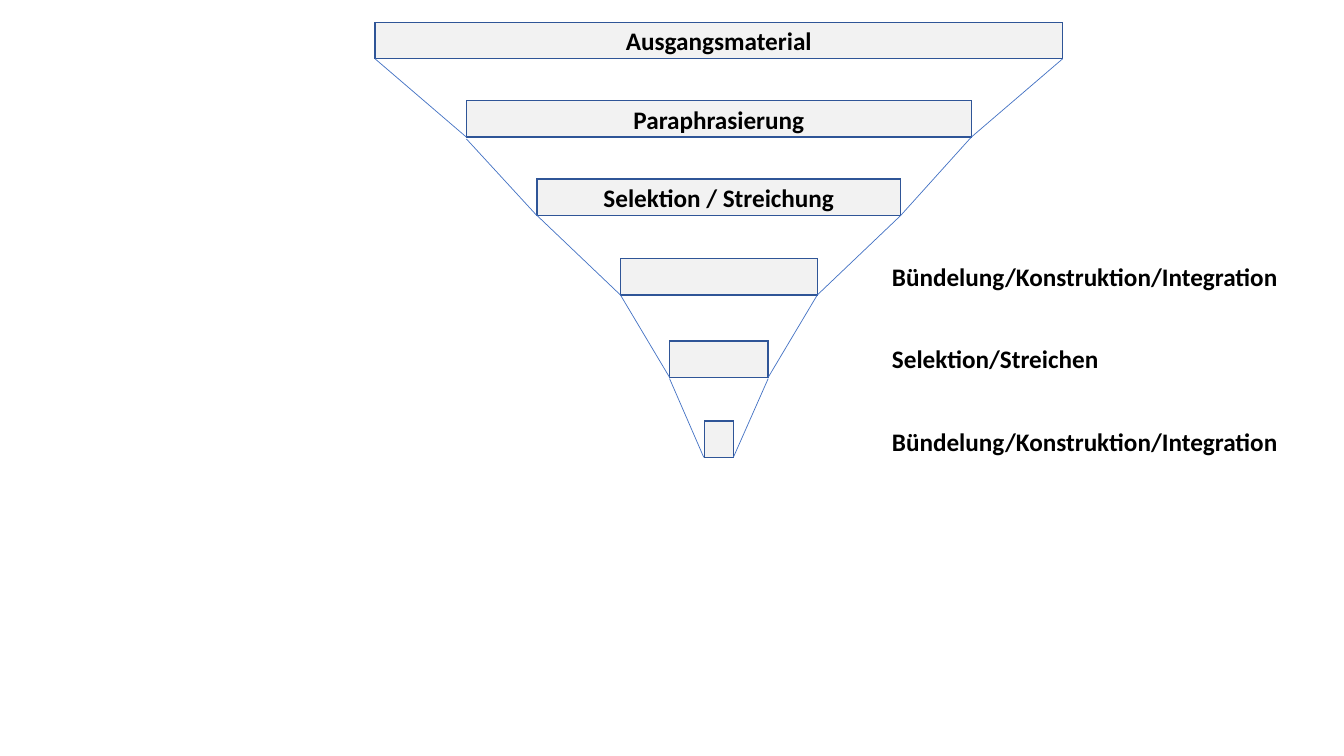
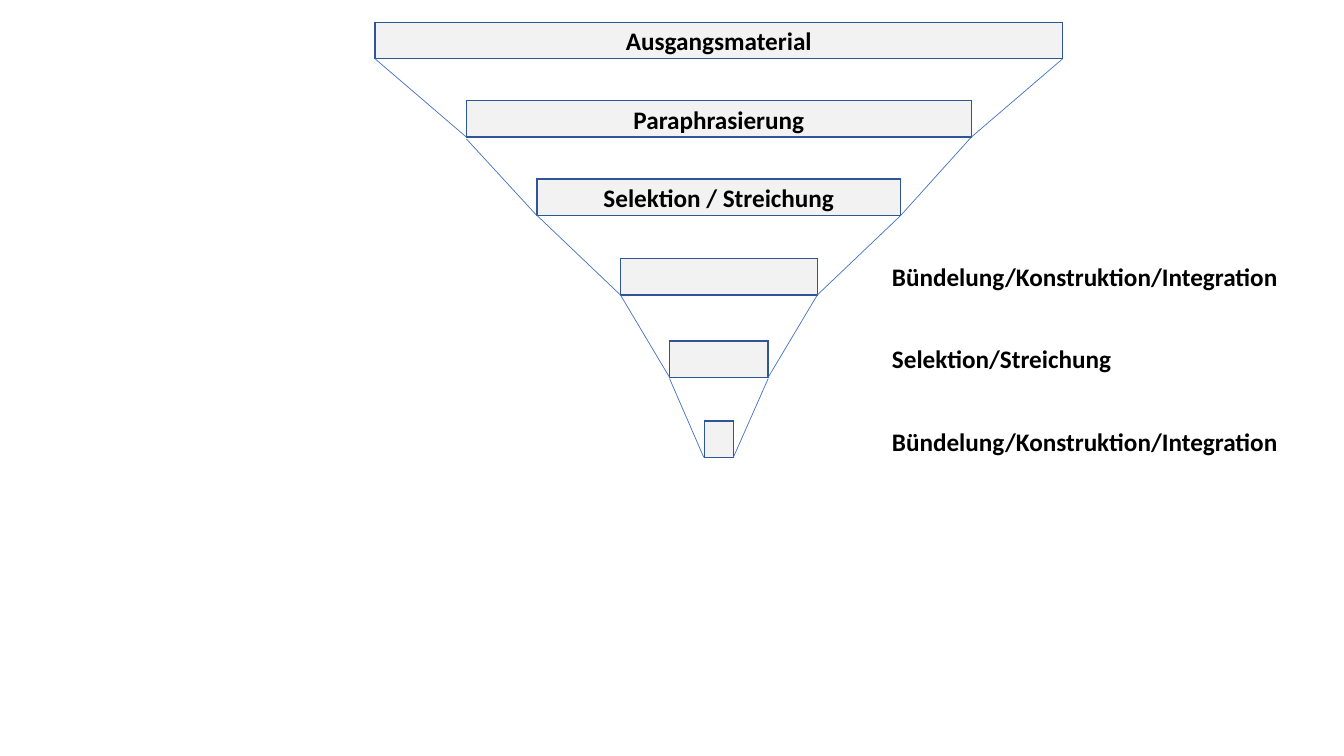
Before and after one commit to schmitzdominic/Masterarbeit, a slide deck: slide 5 of 02_Dokumente/Abbildungen.pptx. Drawn at 1344x756 pixels with LibreOffice and Linux fonts; fonts in the diff are those of the drawing. Boxes give left, top, right and bottom in pixels: in the first picture for what was removed or moved away, otherwise in the second. Text is boxed around its words. In the diff, an @@ line names an element or a change of style, - is before the commit and + after.

```diff
--- a/02_Dokumente/Abbildungen.pptx
+++ b/02_Dokumente/Abbildungen.pptx
@@ text at (892,350,1111,373): text changed @@
-Selektion/Streichen
+Selektion/Streichung
```
Also in this commit, not shown: 8 other files.
